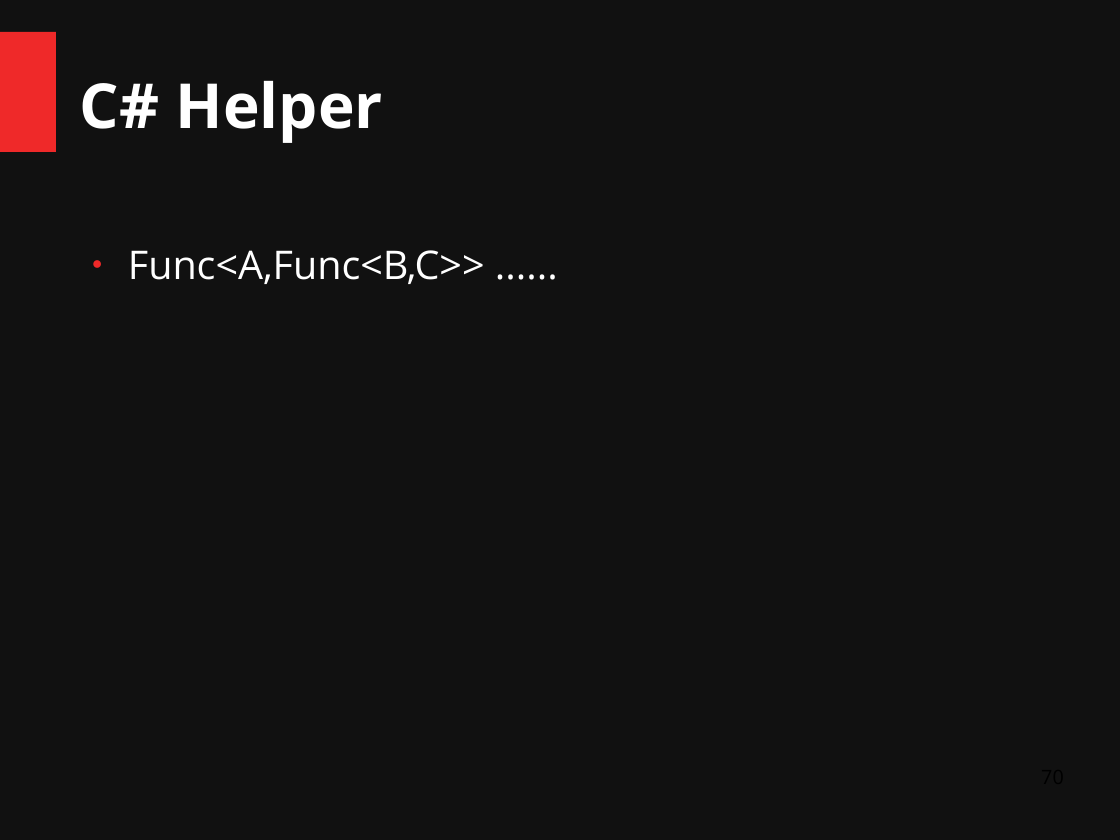
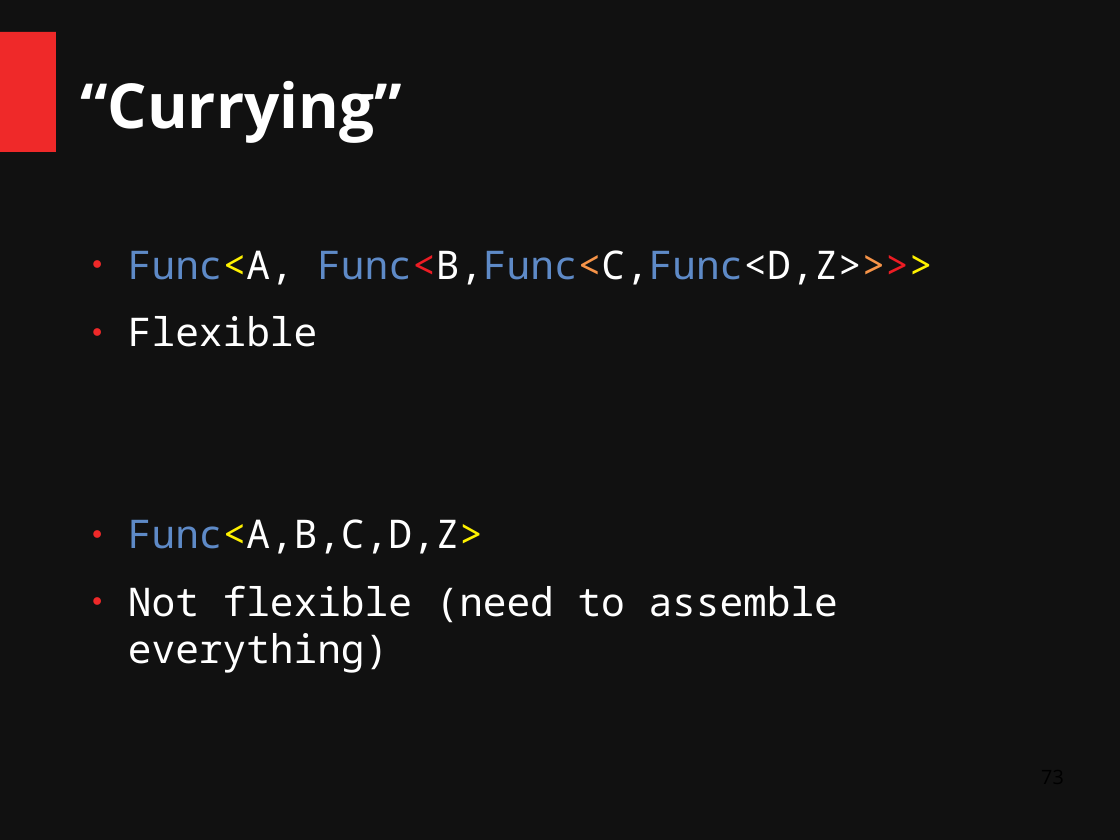
Before and after one commit to ChangHaiBin/FSharpPowerPoint, a slide deck: slide 73 of FSharp Talk Dark.odp (slide 70 before the commit). Drawn at 1120x840 pixels with LibreOffice and Linux fonts; fonts in the diff are those of the drawing. Boxes give left, top, right and bottom in pixels: in the first picture for what was removed or moved away, otherwise in the second. Text is boxed around its words. In the diff, an @@ line names an element or a change of style, - is before the commit and + after.

```diff
--- a/FSharp Talk Dark.odp
+++ b/FSharp Talk Dark.odp
@@ title at [80, 81, 402, 143]: text changed @@
-C# Helper
+“Currying”
@@ text at [128, 250, 933, 673]: text changed; font Open Sans to Noto Sans Mono @@
-● Func<A,Func<B,C>> ......
+● Func<A, Func<B,Func<C,Func<D,Z>>>>
+● Flexible
+● Func<A,B,C,D,Z>
+● Not flexible (need to assemble everything)
```
Also in this commit, not shown: 8 other slides changed, 28 slides added, 9 slides removed, 3 other files.
